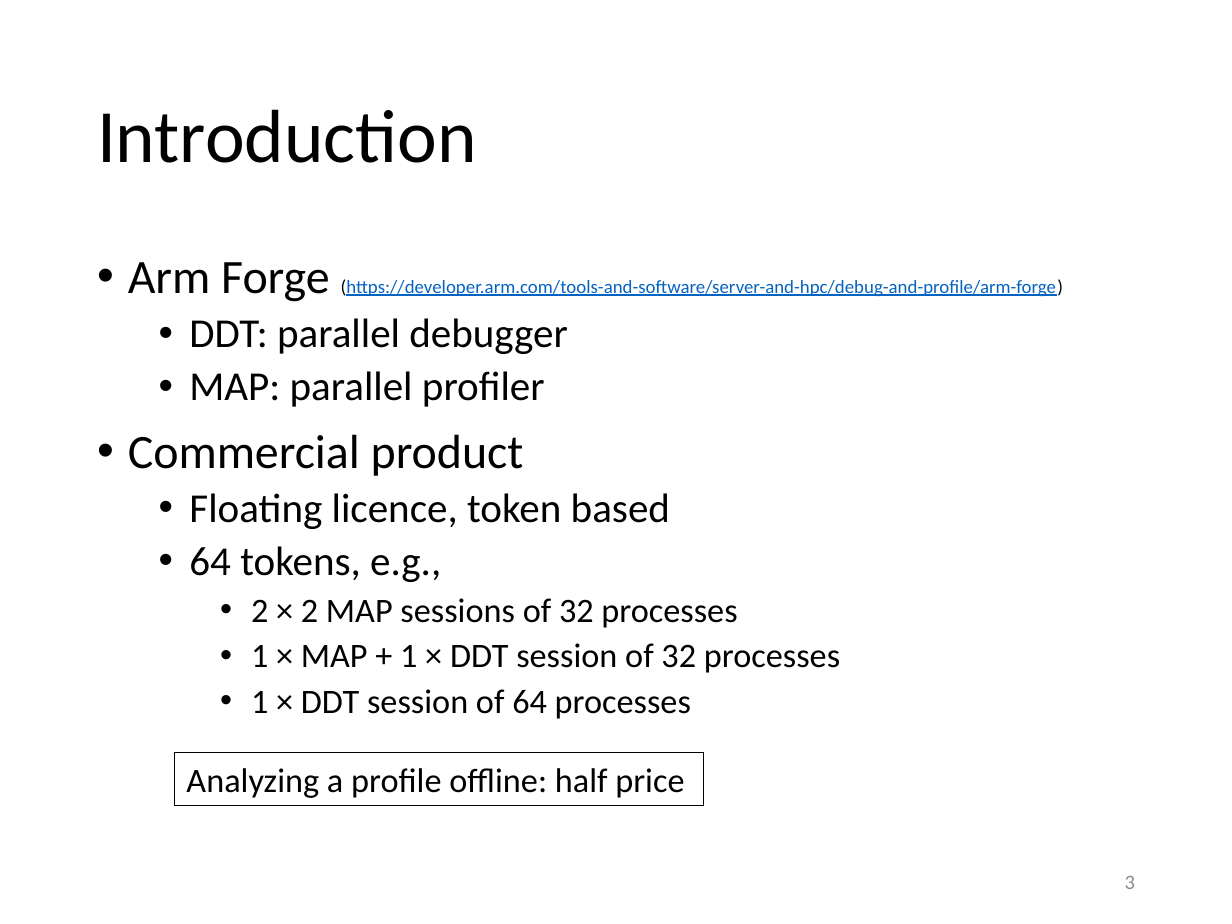
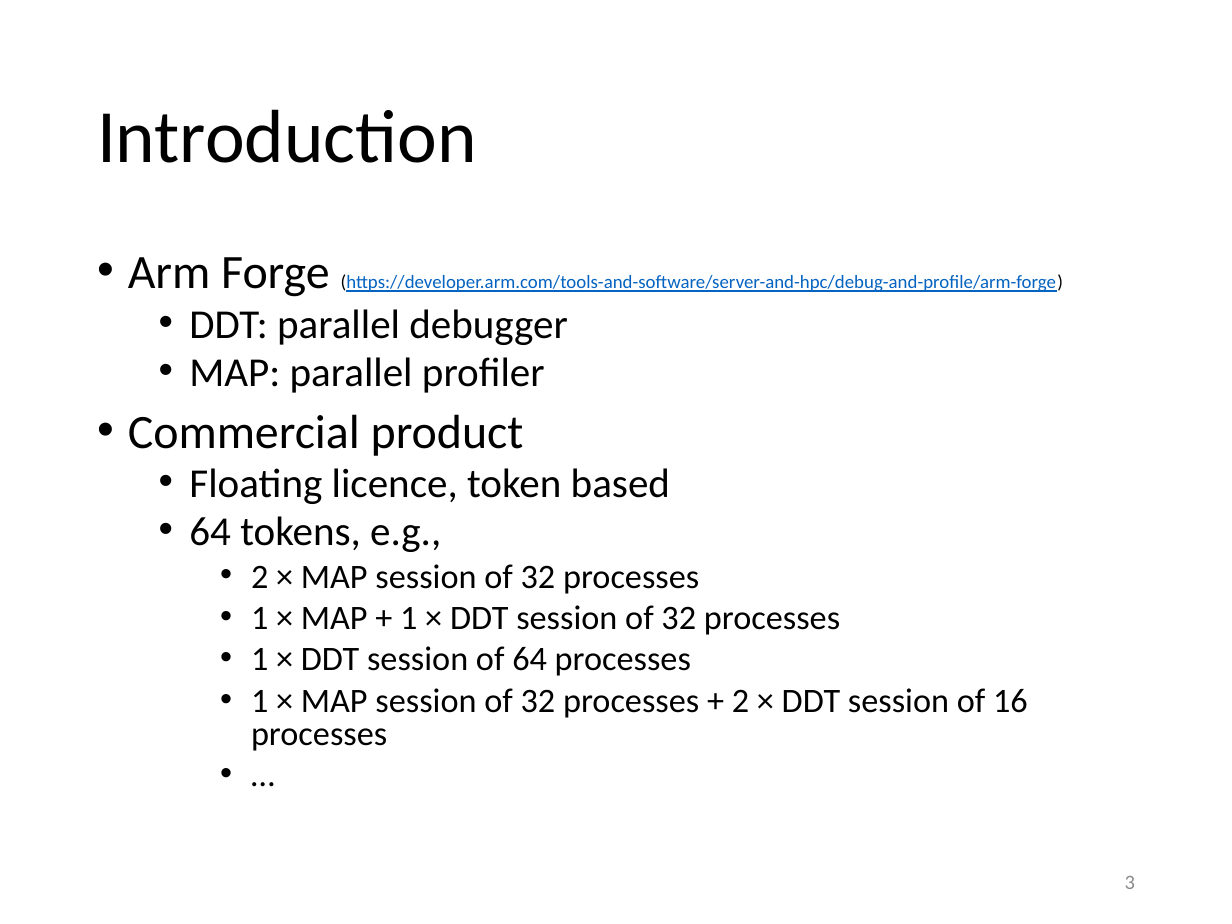
Before and after one commit to gjbex/Code-optimization, a slide deck: slide 3 of arm-map/allinea_map.pptx. Drawn at 1232x924 pixels with LibreOffice and Linux fonts; fonts in the diff are those of the drawing. Boxes give left, top, right and bottom in pixels: in the first picture for what was removed or moved away, otherwise in the second. Text is boxed around its words. In the diff, an @@ line names an element or a change of style, - is before the commit and + after.

Commit message:
Fix MAP licensing remark
MAP no longer reqquires license tokens when analyzing a recorded profile.

```diff
--- a/arm-map/allinea_map.pptx
+++ b/arm-map/allinea_map.pptx
@@ text at bbox=[128, 257, 1063, 676]: line spacing 0.9 to 0.8 @@
@@ text at bbox=[251, 564, 699, 594]: text changed @@
-    • 2 × 2 MAP sessions of 32 processes
+    • 2 × MAP session of 32 processes
@@ text at bbox=[251, 688, 1028, 751]: paragraphs added @@
+    • 1 × MAP session of 32 processes + 2 × DDT session of 16 processes
+    • …
@@ rectangle removed at bbox=[175, 752, 705, 806] @@
-Analyzing a profile offline: half price
```
